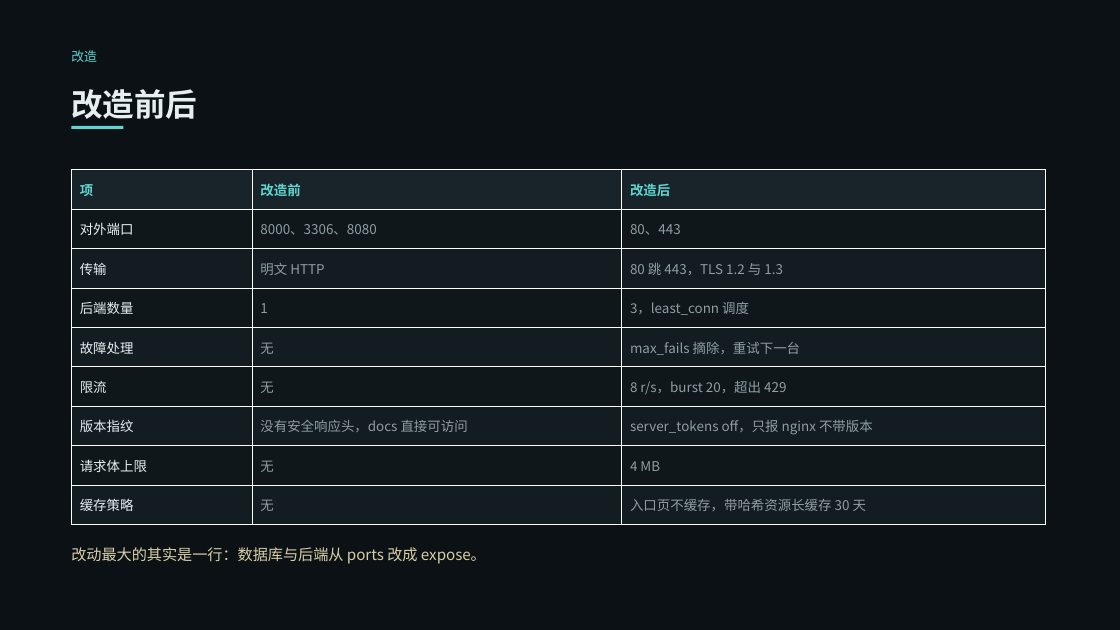
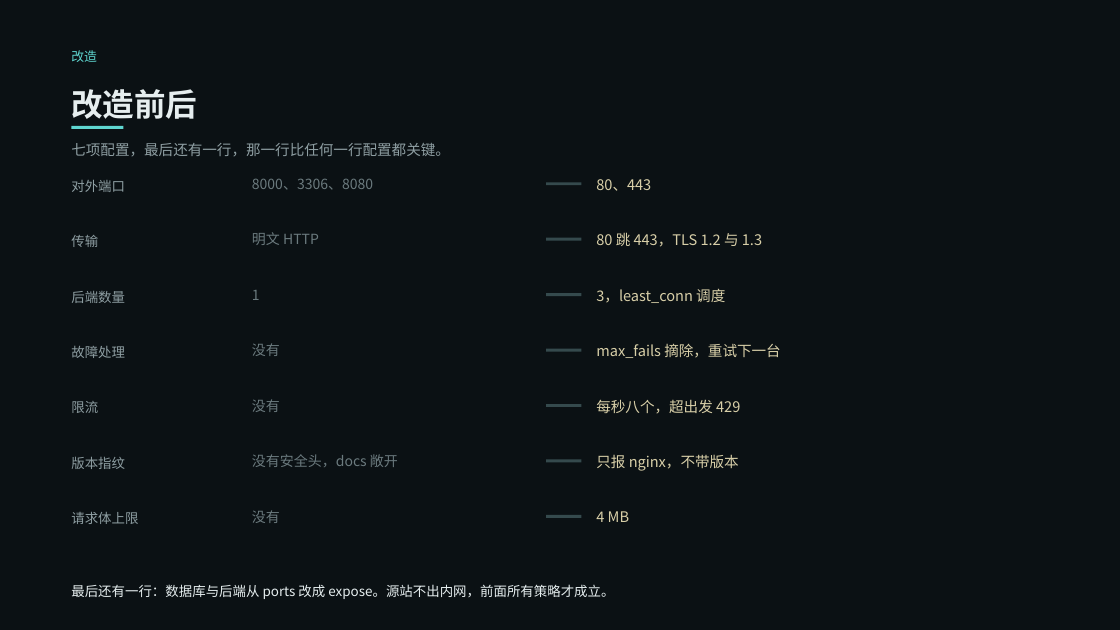
Before and after one commit to VesselPaper/symbiont, a slide deck: slide 16 of share/技术分享-应用代理与负载均衡.pptx. Drawn at 1120x630 pixels with LibreOffice and Linux fonts; fonts in the diff are those of the drawing. Boxes give left, top, right and bottom in pixels: in the first picture for what was removed or moved away, otherwise in the second. Text is boxed around its words. In the diff, an @@ line names an element or a change of style, - is before the commit and + after.

Commit message:
docs(share): PPT 去掉六张表格，改成排版承担层次
- 七步改成编号列表，配置行用等宽字体压在下面
- 安全职责改成两列条目，职责加一句实测
- 容量与可用性改成阶梯，缩进和一根短线表示往上的台阶，当前那级用冷青
- 算法取舍改成三张卡，其余算法不占版面
- 改造前后改成改前 改后 两端对齐的行，中间一根短线
- 实测改成四个大数字加五行说明
- 顺带修一处换行孤零零的句号

```diff
--- a/share/技术分享-应用代理与负载均衡.pptx
+++ b/share/技术分享-应用代理与负载均衡.pptx
@@ text added at [71,143,450,156], 12.5 pt, text #8E9EA2 @@
+七项配置，最后还有一行，那一行比任何一行配置都关键。
@@ table removed at [71,170,1046,525], 9 rows, 3 columns @@
-项 | 改造前 | 改造后
-对外端口 | 8000、3306、8080 | 80、443
-传输 | 明文 HTTP | 80 跳 443，TLS 1.2 与 1.3
-后端数量 | 1 | 3，least_conn 调度
-故障处理 | 无 | max_fails 摘除，重试下一台
-限流 | 无 | 8 r/s，burst 20，超出 429
-版本指纹 | 没有安全响应头，docs 直接可访问 | server_tokens off，只报 nginx 不带版本
-请求体上限 | 无 | 4 MB
-缓存策略 | 无 | 入口页不缓存，带哈希资源长缓存 30 天
@@ text added at [252,179,373,190], 12 pt, text #6B7A7E @@
+8000、3306、8080
@@ text added at [596,179,651,191], 12.5 pt, text #D8CFA8 @@
+80、443
@@ text added at [71,180,125,192], 11.5 pt, text #8E9EA2 @@
+对外端口
@@ rectangle added at [546,182,581,186], fill #354A4D @@
@@ text added at [71,235,98,247], 11.5 pt, text #8E9EA2 @@
+传输
@@ text added at [252,232,319,245], 12 pt, text #6B7A7E @@
+明文 HTTP
@@ rectangle added at [546,238,581,241], fill #354A4D @@
@@ text added at [596,232,762,247], 12.5 pt, text #D8CFA8 @@
+80 跳 443，TLS 1.2 与 1.3
@@ text added at [71,291,125,303], 11.5 pt, text #8E9EA2 @@
+后端数量
@@ text added at [252,290,260,300], 12 pt, text #6B7A7E @@
+1
@@ rectangle added at [546,293,581,297], fill #354A4D @@
@@ text added at [596,289,725,303], 12.5 pt, text #D8CFA8 @@
+3，least_conn 调度
@@ text added at [71,346,125,358], 11.5 pt, text #8E9EA2 @@
+故障处理
@@ text added at [252,343,280,356], 12 pt, text #6B7A7E @@
+没有
@@ rectangle added at [546,349,581,352], fill #354A4D @@
@@ text added at [596,343,780,358], 12.5 pt, text #D8CFA8 @@
+max_fails 摘除，重试下一台
@@ text added at [71,401,98,413], 11.5 pt, text #8E9EA2 @@
+限流
@@ text added at [252,399,280,412], 12 pt, text #6B7A7E @@
+没有
@@ rectangle added at [546,404,581,408], fill #354A4D @@
@@ text added at [596,399,740,414], 12.5 pt, text #D8CFA8 @@
+每秒八个，超出发 429
@@ text added at [71,457,125,469], 11.5 pt, text #8E9EA2 @@
+版本指纹
@@ text added at [252,454,398,467], 12 pt, text #6B7A7E @@
+没有安全头，docs 敞开
@@ rectangle added at [546,460,581,463], fill #354A4D @@
@@ text added at [596,454,739,471], 12.5 pt, text #D8CFA8 @@
+只报 nginx，不带版本
@@ text added at [71,512,138,524], 11.5 pt, text #8E9EA2 @@
+请求体上限
@@ text added at [252,510,280,523], 12 pt, text #6B7A7E @@
+没有
@@ rectangle added at [546,515,581,518], fill #354A4D @@
@@ text added at [596,511,629,522], 12.5 pt, text #D8CFA8 @@
+4 MB
@@ text at [71,584,614,599]: text changed; size 13 to 11.5 pt; text colour #D8CFA8 to #E6EEEF @@
-改动最大的其实是一行：数据库与后端从 ports 改成 expose。
+最后还有一行：数据库与后端从 ports 改成 expose。源站不出内网，前面所有策略才成立。
```
Also in this commit, not shown: 5 other slides changed, 1 other file.
